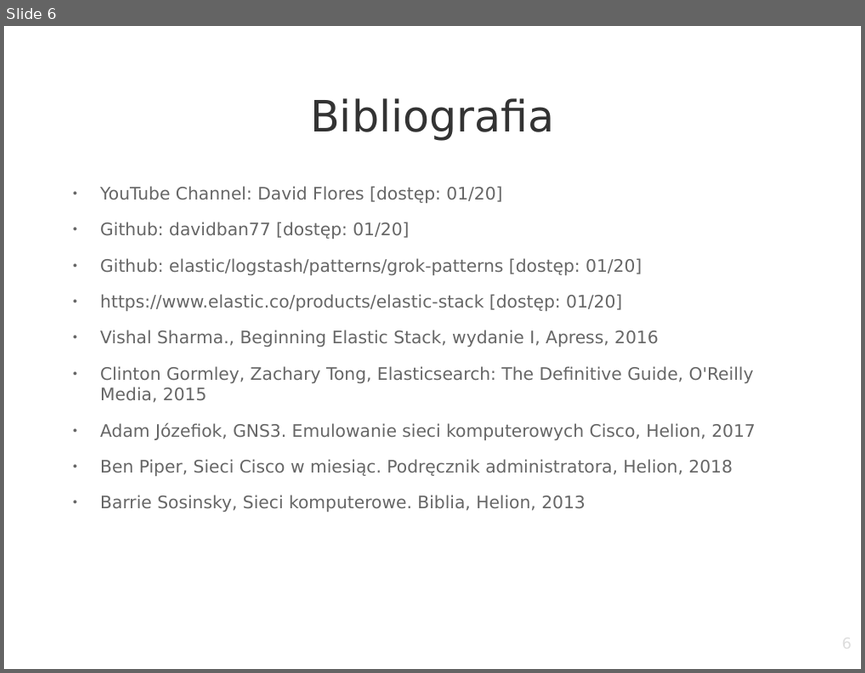
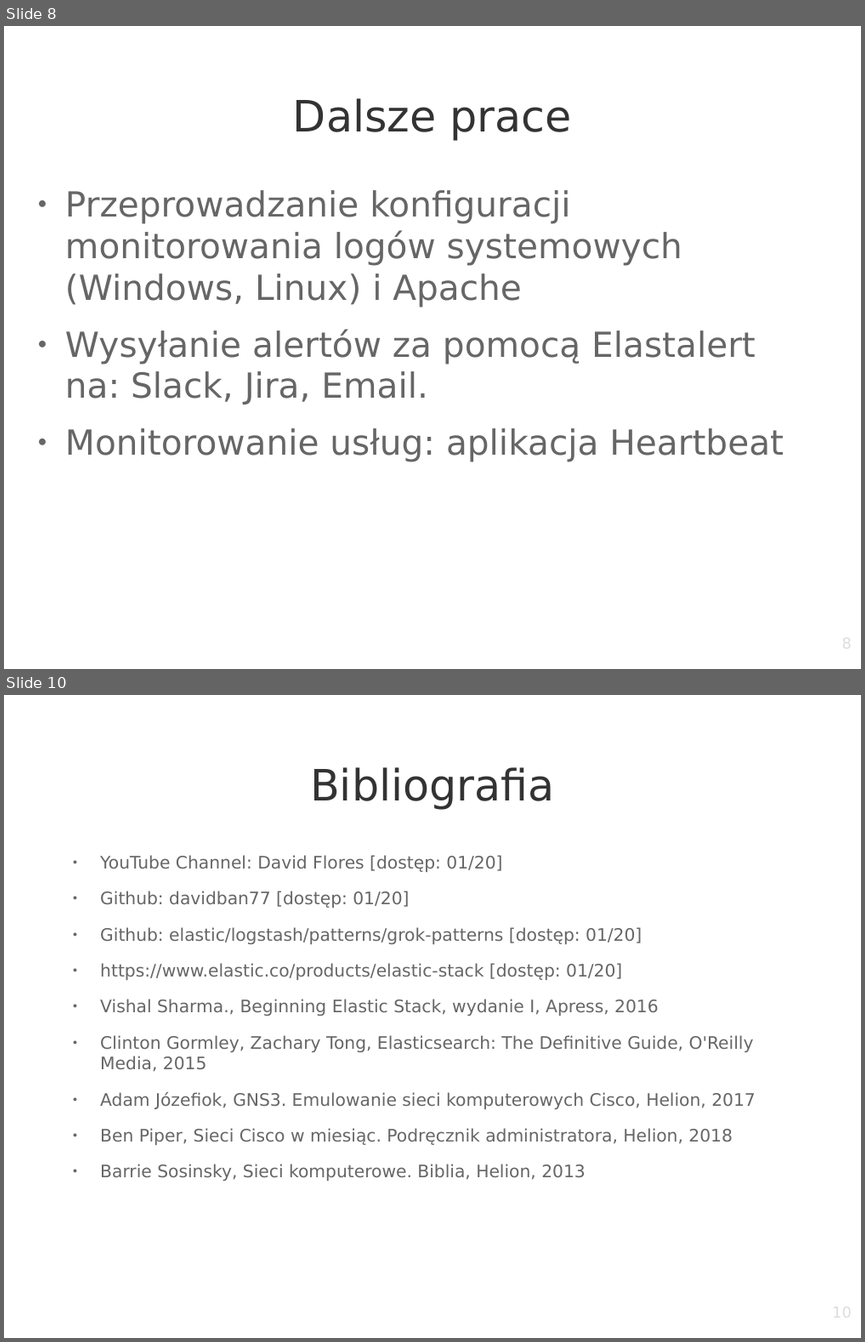
Before and after one commit to szymow/ELK, a slide deck: praca-magisterska.odp. Shown one above the other, each under a label of ours: slide 6 before the commit, slides 8 and 10 after it; the slides between them are not shown. The pictures are 865x673 and 865x1342 pixels, drawn with LibreOffice and Linux fonts; fonts in the diff are those of the drawing; background and template pictures are left out. Boxes give left, top, right and bottom in pixels: in the first picture for what was removed or moved away, otherwise in the second. Text is boxed around its words. In the diff, an @@ line names an element or a change of style, - is before the commit and + after.

```diff
--- a/praca-magisterska.odp
+++ b/praca-magisterska.odp
@@ slide 8 added at [4, 26, 861, 669], background picture (left out) @@
@@ title added at [293, 98, 571, 141], 40 pt, text #333333 @@
+Dalsze prace
@@ text added at [65, 190, 783, 462], 32 pt, text #666666 @@
+● Przeprowadzanie konfiguracji monitorowania logów systemowych (Windows, Linux) i Apache
+● Wysyłanie alertów za pomocą Elastalert na: Slack, Jira, Email.
+● Monitorowanie usług: aplikacja Heartbeat
@@ page number added at [653, 634, 852, 669], 14 pt, text #DDDDDD @@
+8
@@ what was slide 6 is now slide 10 @@
@@ page number at [653, 1303, 852, 1338]: text changed @@
-6
+10
```
Also in this commit, not shown: 3 other slides added.
